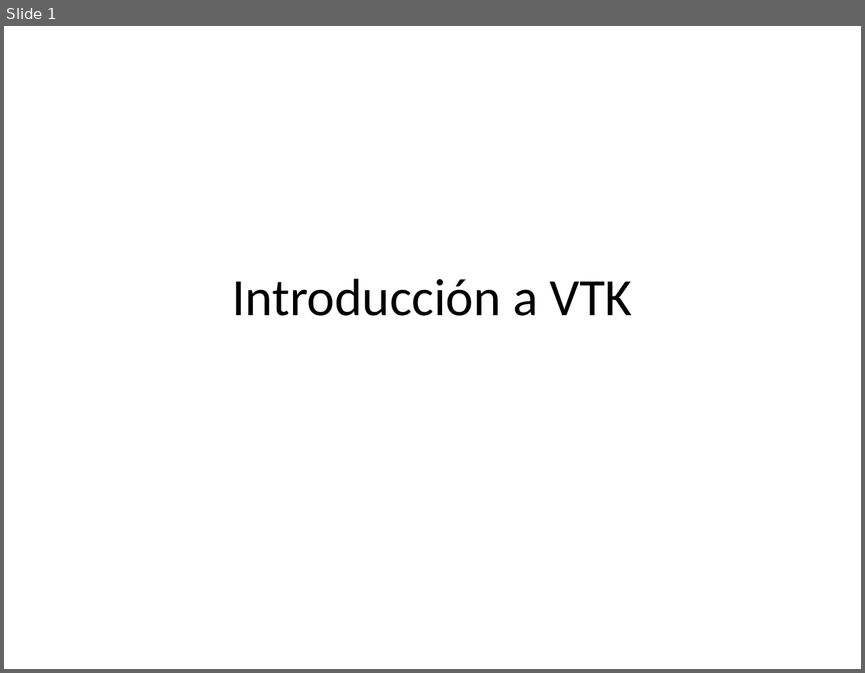
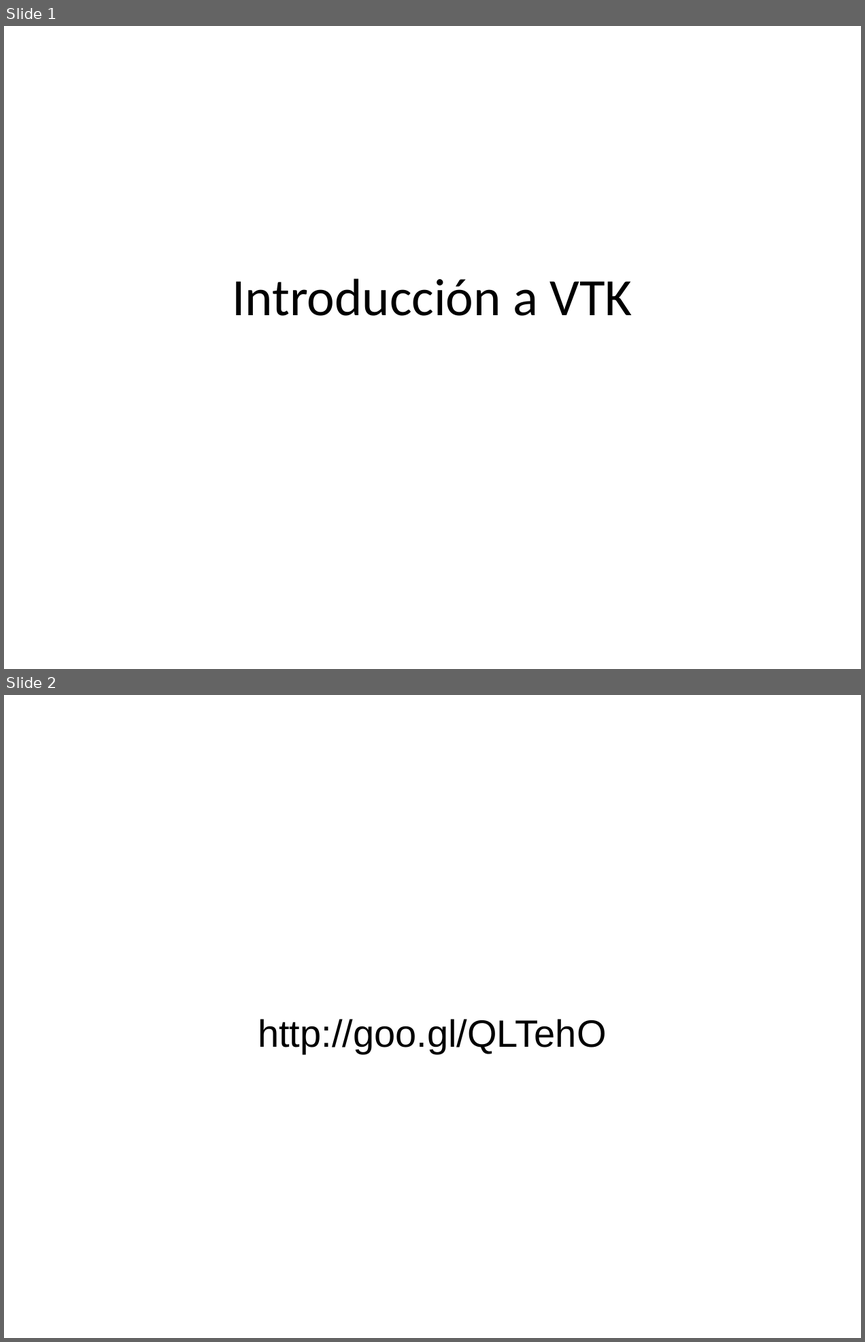
Before and after one commit to diego0020/tutorial-vtk-python, a slide deck: vtk-intro.pptx. Shown one above the other, each under a label of ours: slide 1 before the commit, slides 1 and 2 after it. The pictures are 865x673 and 865x1342 pixels, drawn with LibreOffice and Linux fonts; fonts in the diff are those of the drawing. Boxes give left, top, right and bottom in pixels: in the first picture for what was removed or moved away, otherwise in the second. Text is boxed around its words. In the diff, an @@ line names an element or a change of style, - is before the commit and + after.

```diff
--- a/vtk-intro.pptx
+++ b/vtk-intro.pptx
@@ slide 2 added at (4, 695, 861, 1338), background #FFFFFF @@
@@ text added at (258, 1019, 606, 1054), 32 pt, text #000000 @@
+http://goo.gl/QLTehO
```
Also in this commit, not shown: 5 slides changed.
